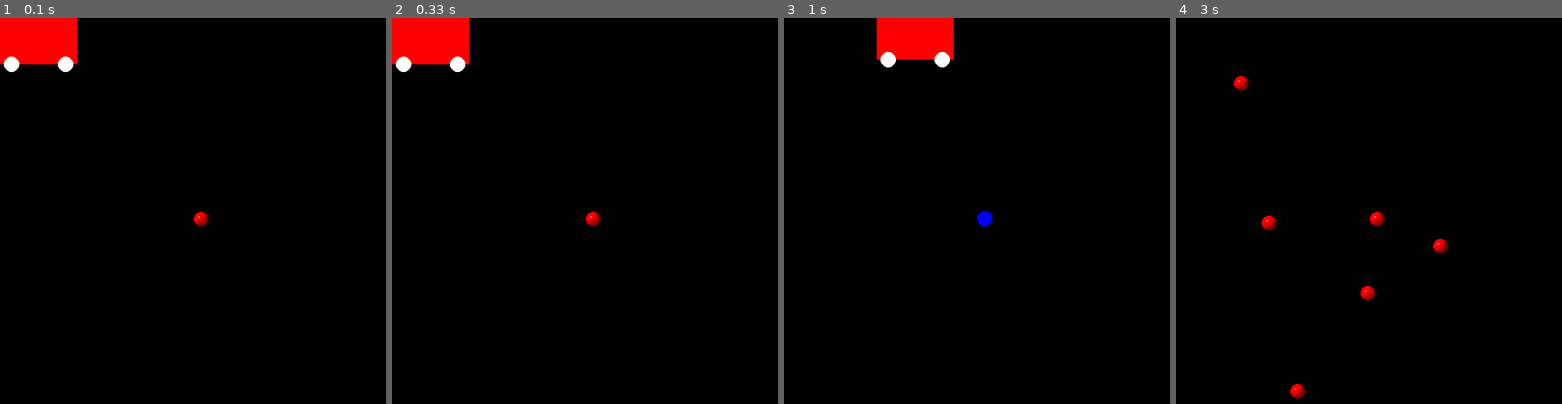
Above: before the commit, frames 1-4 (left to right).
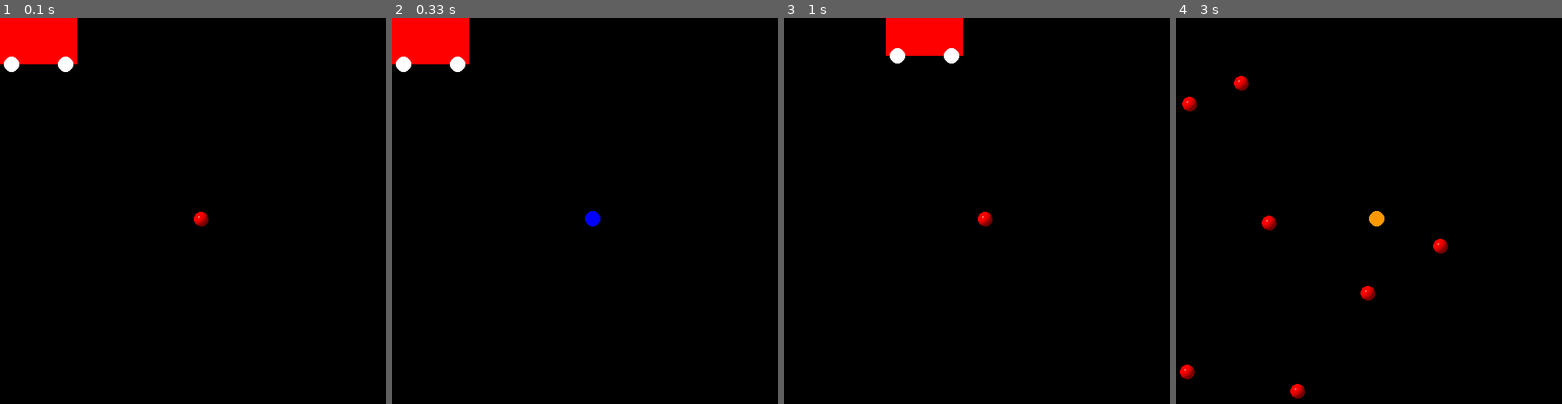
Above: after the commit, the same moments.

Repository: fredzqm/pygameLearning
Game: pygame game, started from Level-5/Main.py
Same seed, same stepped clock (60 frames per second), same inputs: the game is played once before the commit and once after it.
Inputs (mouse positions are in pixels of both pictures, inside the frame that each line leads up to):
- Up to frame 1 (0.1 s): no input
- Up to frame 2 (0.33 s): no input
- Up to frame 3 (1 s): hold Right 0.33-0.8 s; hold Up from 0.83 s (still down)
- Up to frame 4 (3 s): release Up at 1.13 s; click (1492, 199) at 1.22 s; click (1369, 238) at 1.55 s; click (1276, 214) at 1.88 s; hold Left from 2.67 s (still down); hold A from 2.67 s (still down)

Frame 1 is identical in both runs. In frame 2, 0.1% of the frame differs, in the area x 50-54%, y 50-54%; in frame 3, 1.0%, in the area x 24-54%, y 0-54%; in frame 4, 0.4%.

Commit message:
switch to timer rather than time.wait()

Diff:
--- a/Level-1/Main.py
+++ b/Level-1/Main.py
@@ -2,9 +2,11 @@
 # initialize pygame
 #-------------------------
 import pygame
-
 # initialize pygame
 pygame.init()
+
+# initialize a clock for the game, so you can control the framerate
+clock = pygame.time.Clock()
 
 # create a screen of 500 * 500
 screen = pygame.display.set_mode((500, 500))
@@ -41,5 +43,5 @@
     pygame.display.flip()
     # ask pygame to display everything on the GUI
 
-    pygame.time.wait(100)
-    # delay the time, so can see the Windows, controls the frame rate
+    clock.tick(60)
+    # set the framerate of the game to 60fps, i.e. 60 updates in one second
--- a/Level-2/Main.py
+++ b/Level-2/Main.py
@@ -5,6 +5,9 @@
 
 # initialize pygame
 pygame.init()
+
+# initialize a clock for the game, so you can control the framerate
+clock = pygame.time.Clock()
 
 # create a screen of 500 * 500
 screen = pygame.display.set_mode((500, 500))
@@ -50,5 +53,6 @@
     #-------------------------
     pygame.display.flip()
     # ask pygame to display everythong on the GUI
-    pygame.time.wait(100)
-    # delay the time, so can see the Windows, controls the frame rate
+
+    clock.tick(60)
+    # set the framerate of the game to 60fps, i.e. 60 updates in one second
--- a/Level-3/Main.py
+++ b/Level-3/Main.py
@@ -4,6 +4,9 @@
 import pygame
 # initialize pygame
 pygame.init()
+
+# initialize a clock for the game, so you can control the framerate
+clock = pygame.time.Clock()
 
 # create a screen of 500 * 500
 screen = pygame.display.set_mode((500, 500))
@@ -32,13 +35,13 @@
         if event.type == pygame.KEYDOWN:
             # move the hero
             if event.key == pygame.K_UP:
-                game.hero.y -= 10
+                game.hero.y -= 5
             elif event.key == pygame.K_DOWN:
-                game.hero.y += 10
+                game.hero.y += 5
             elif event.key == pygame.K_LEFT:
-                game.hero.x -= 10
+                game.hero.x -= 5
             elif event.key == pygame.K_RIGHT:
-                game.hero.x += 10
+                game.hero.x += 5
 
     #-------------------------
     # The main game logic block
@@ -57,5 +60,6 @@
     #-------------------------
     pygame.display.flip()
     # ask pygame to display everythong on the GUI
-    pygame.time.wait(100)
-    # delay the time, so can see the Windows, controls the frame rate
+
+    clock.tick(60)
+    # set the framerate of the game to 60fps, i.e. 60 updates in one second
--- a/Level-4/Main.py
+++ b/Level-4/Main.py
@@ -4,6 +4,9 @@
 import pygame
 # initialize pygame
 pygame.init()
+
+# initialize a clock for the game, so you can control the framerate
+clock = pygame.time.Clock()
 
 # create a screen of 500 * 500
 screen = pygame.display.set_mode((500, 500))
@@ -40,13 +43,13 @@
         if event.type == pygame.KEYDOWN:
             # move the hero
             if event.key == pygame.K_UP:
-                game.hero.y -= 10
+                game.hero.y -= 5
             elif event.key == pygame.K_DOWN:
-                game.hero.y += 10
+                game.hero.y += 5
             elif event.key == pygame.K_LEFT:
-                game.hero.x -= 10
+                game.hero.x -= 5
             elif event.key == pygame.K_RIGHT:
-                game.hero.x += 10
+                game.hero.x += 5
             # change the background color
             elif event.key == pygame.K_o:
                 game.background = GLib.ORANGE
@@ -73,5 +76,6 @@
     #-------------------------
     pygame.display.flip()
     # ask pygame to display everythong on the GUI
-    pygame.time.wait(100)
-    # delay the time, so can see the Windows, controls the frame rate
+
+    clock.tick(60)
+    # set the framerate of the game to 60fps, i.e. 60 updates in one second
--- a/Level-5/GameLogic.py
+++ b/Level-5/GameLogic.py
@@ -64,7 +64,7 @@
                     self.objectsOnScreen.remove(s)
             # showAnimationOn() takes three argument, the object, the animation, and the frameNumber
             # the animation should be a list of surface representing each frame
-            showAnimationOn(self.ball, GLib.animation, self.time / 6)
+            showAnimationOn(self.ball, GLib.animation, self.time / 20)
         elif self.state == "Pause":
             pass
         else:
--- a/Level-5/Main.py
+++ b/Level-5/Main.py
@@ -4,6 +4,9 @@
 import pygame
 # initialize pygame
 pygame.init()
+
+# initialize a clock for the game, so you can control the framerate
+clock = pygame.time.Clock()
 
 # create a screen of 500 * 500
 screen = pygame.display.set_mode((500, 500))
@@ -43,13 +46,13 @@
         if event.type == pygame.KEYDOWN:
             # control the hero velocity
             if event.key == pygame.K_UP:
-                game.hero.vy -= 3
+                game.hero.vy -= 0.5
             elif event.key == pygame.K_DOWN:
-                game.hero.vy += 3
+                game.hero.vy += 0.5
             elif event.key == pygame.K_LEFT:
-                game.hero.vx -= 3
+                game.hero.vx -= 0.5
             elif event.key == pygame.K_RIGHT:
-                game.hero.vx += 3
+                game.hero.vx += 0.5
             # change the background color
             elif event.key == pygame.K_o:
                 game.background = GLib.ORANGE
@@ -89,5 +92,6 @@
     #-------------------------
     pygame.display.flip()
     # ask pygame to display everythong on the GUI
-    pygame.time.wait(100)
-    # delay the time, so can see the Windows, controls the frame rate
+
+    clock.tick(60)
+    # set the framerate of the game to 60fps, i.e. 60 updates in one second
--- a/Level-6/GameLogic.py
+++ b/Level-6/GameLogic.py
@@ -91,12 +91,12 @@
             # showAnimationOn() takes three argument, the object, the animation, and the frameNumber
             # the animation should be a list of surface representing each frame
             # it returns whether a complete animation is shown
-            if showAnimationOn(self.ball, GLib.shiningAnimation, self.stateTime):
+            if showAnimationOn(self.ball, GLib.shiningAnimation, self.stateTime / 5):
                 self.switchState("Pause")
         elif self.state == "Pause":
             for s in self.stars:
                 s.update(self.time)
-            if self.stateTime > 30:
+            if self.stateTime > 200:
                 self.switchState("Normal")
         else:
             raise Exception("Undefined game state " + str(state))
--- a/Level-6/Main.py
+++ b/Level-6/Main.py
@@ -4,6 +4,9 @@
 import pygame
 # initialize pygame
 pygame.init()
+
+# initialize a clock for the game, so you can control the framerate
+clock = pygame.time.Clock()
 
 # create a screen of 500 * 500
 screen = pygame.display.set_mode((500, 500))
@@ -41,16 +44,16 @@
             # in "Normal" state, control the hero velocity
             if event.key == pygame.K_UP:
                 if game.state == "Normal":
-                    game.hero.vy -= 3
+                    game.hero.vy -= 0.5
             elif event.key == pygame.K_DOWN:
                 if game.state == "Normal":
-                    game.hero.vy += 3
+                    game.hero.vy += 0.5
             elif event.key == pygame.K_LEFT:
                 if game.state == "Normal":
-                    game.hero.vx -= 3
+                    game.hero.vx -= 0.5
             elif event.key == pygame.K_RIGHT:
                 if game.state == "Normal":
-                    game.hero.vx += 3
+                    game.hero.vx += 0.5
             # change the background color
             elif event.key == pygame.K_o:
                 game.background = GLib.ORANGE
@@ -92,5 +95,6 @@
     #-------------------------
     pygame.display.flip()
     # ask pygame to display everythong on the GUI
-    pygame.time.wait(100)
-    # delay the time, so can see the Windows, controls the frame rate
+
+    clock.tick(60)
+    # set the framerate of the game to 60fps, i.e. 60 updates in one second
--- a/Level-7/GameLogic.py
+++ b/Level-7/GameLogic.py
@@ -78,12 +78,12 @@
                     self.stars.remove(s)
             # showAnimationOn() takes three argument, the object, the animation, and the frameNumber
             # it returns whether a complete animation is shown
-            if showAnimationOn(self.ball, GLib.shiningAnimation, self.stateTime):
+            if showAnimationOn(self.ball, GLib.shiningAnimation, self.stateTime / 5):
                 self.switchState("Pause")
         elif self.state == "Pause":
             for s in self.stars:
                 s.update(self.time)
-            if self.stateTime > 30:
+            if self.stateTime > 200:
                 self.switchState("Normal")
         else:
             raise Exception("Undefined game state " + str(state))
--- a/Level-7/Main.py
+++ b/Level-7/Main.py
@@ -4,6 +4,9 @@
 import pygame
 # initialize pygame
 pygame.init()
+
+# initialize a clock for the game, so you can control the framerate
+clock = pygame.time.Clock()
 
 # create a screen of 500 * 500
 screen = pygame.display.set_mode((500, 500))
@@ -41,16 +44,16 @@
             # in "Normal" state, control the hero velocity
             if event.key == pygame.K_UP:
                 if game.inState("Normal"):
-                    game.hero.vy -= 3
+                    game.hero.vy -= 0.5
             elif event.key == pygame.K_DOWN:
                 if game.inState("Normal"):
-                    game.hero.vy += 3
+                    game.hero.vy += 0.5
             elif event.key == pygame.K_LEFT:
                 if game.inState("Normal"):
-                    game.hero.vx -= 3
+                    game.hero.vx -= 0.5
             elif event.key == pygame.K_RIGHT:
                 if game.inState("Normal"):
-                    game.hero.vx += 3
+                    game.hero.vx += 0.5
             # change the background color
             elif event.key == pygame.K_o:
                 game.background = GLib.ORANGE
@@ -92,5 +95,6 @@
     #-------------------------
     pygame.display.flip()
     # ask pygame to display everythong on the GUI
-    pygame.time.wait(100)
-    # delay the time, so can see the Windows, controls the frame rate
+
+    clock.tick(60)
+    # set the framerate of the game to 60fps, i.e. 60 updates in one second
Not shown, changed: Level-1/README.txt
